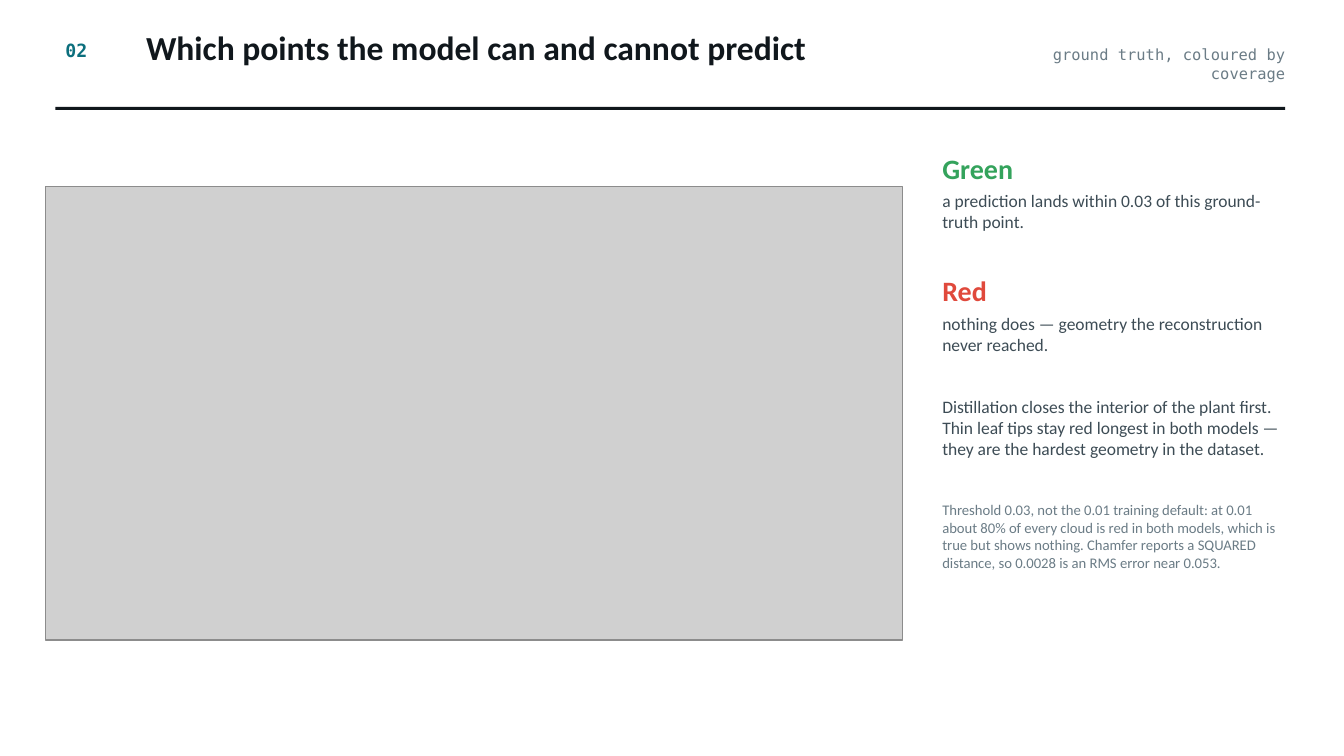
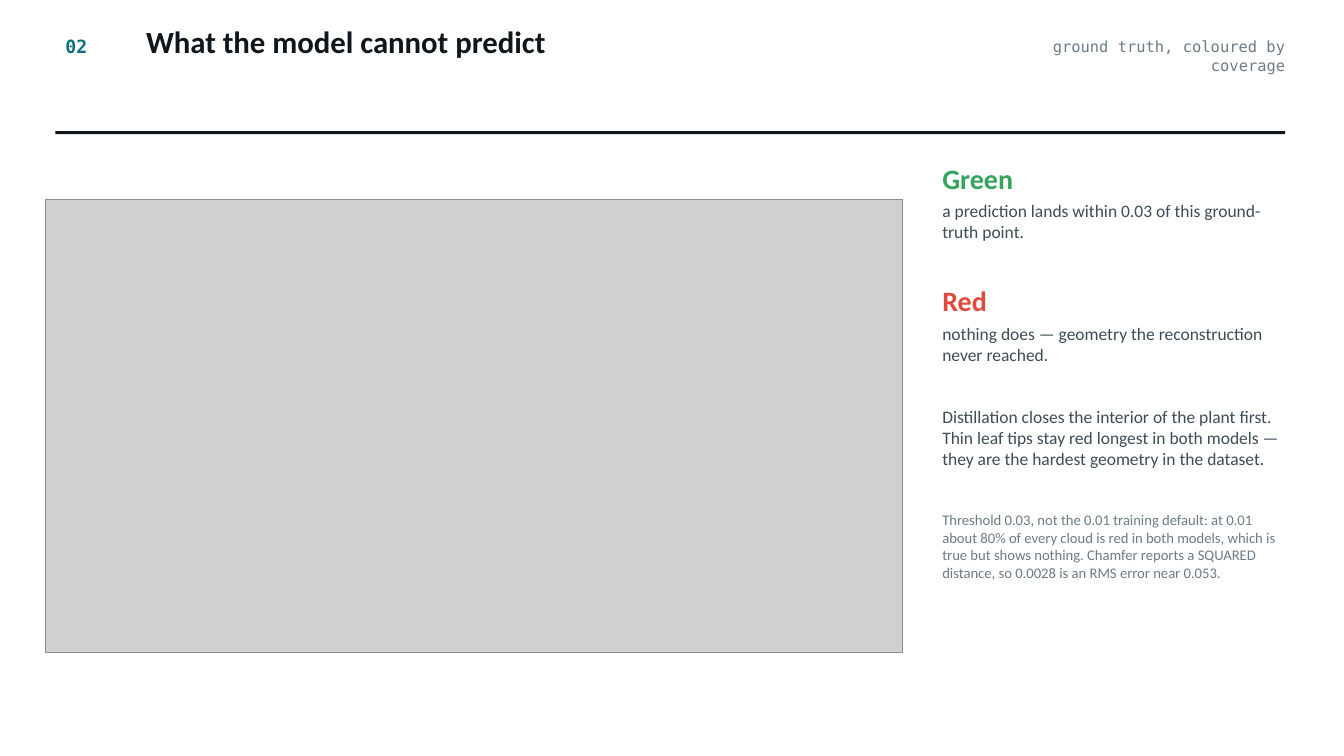
Before and after one commit to alloydas/embodiedmae, a slide deck: slide 3 of sorghum_results_2026-09-20.pptx. Drawn at 1344x756 pixels with LibreOffice and Linux fonts; fonts in the diff are those of the drawing; grey boxes stand for pictures. Boxes give left, top, right and bottom in pixels: in the first picture for what was removed or moved away, otherwise in the second. Text is boxed around its words. In the diff, an @@ line names an element or a change of style, - is before the commit and + after.

```diff
--- a/sorghum_results_2026-09-20.pptx
+++ b/sorghum_results_2026-09-20.pptx
@@ text "02": place and size @@
-text "02" at (65, 43, 87, 58)
+text "02" at (65, 39, 87, 54)
@@ text at (146, 31, 545, 58): text changed; size 24 to 22 pt @@
-Which points the model can and cannot predict
+What the model cannot predict
@@ text "ground truth, coloured by coverage": place and size @@
-text "ground truth, coloured by coverage" at (1053, 48, 1286, 82)
+text "ground truth, coloured by coverage" at (1053, 40, 1285, 74)
@@ rectangle: place and size @@
-rectangle at (55, 107, 1286, 110)
+rectangle at (55, 131, 1286, 134)
@@ text "Green": place and size @@
-text "Green" at (942, 160, 1275, 569)
+text "Green" at (942, 170, 1275, 579)
@@ picture: place and size @@
-picture at (45, 187, 902, 640)
+picture at (45, 200, 902, 653)
```
Also in this commit, not shown: 3 other slides changed, 1 other file.
